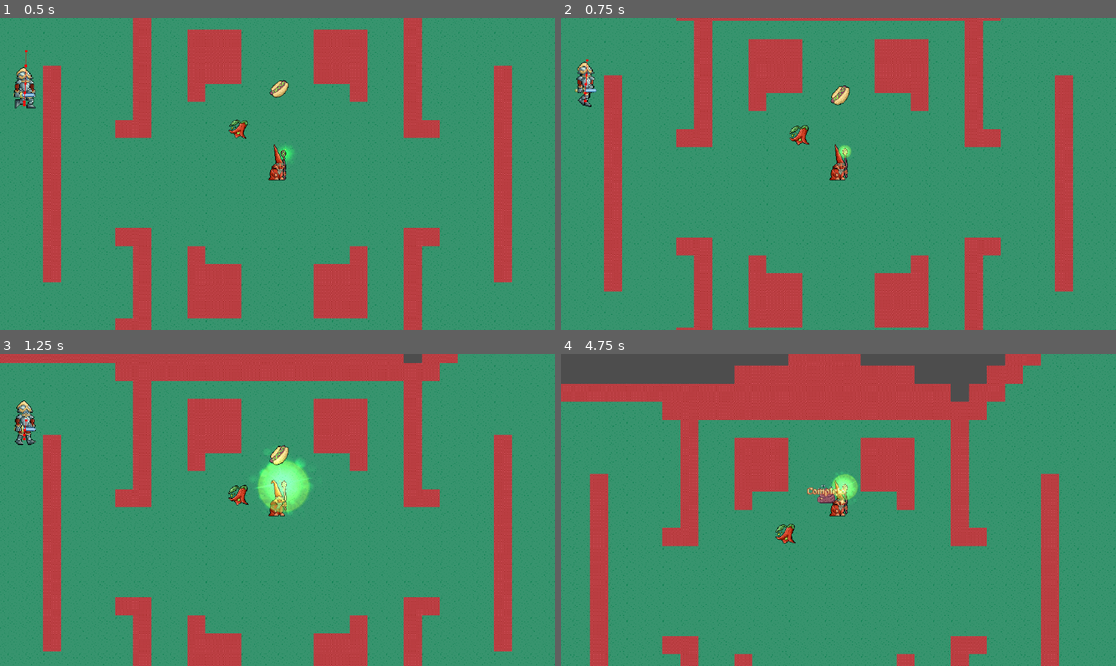
Above: before the commit, frames 1-4 (two rows, left to right).
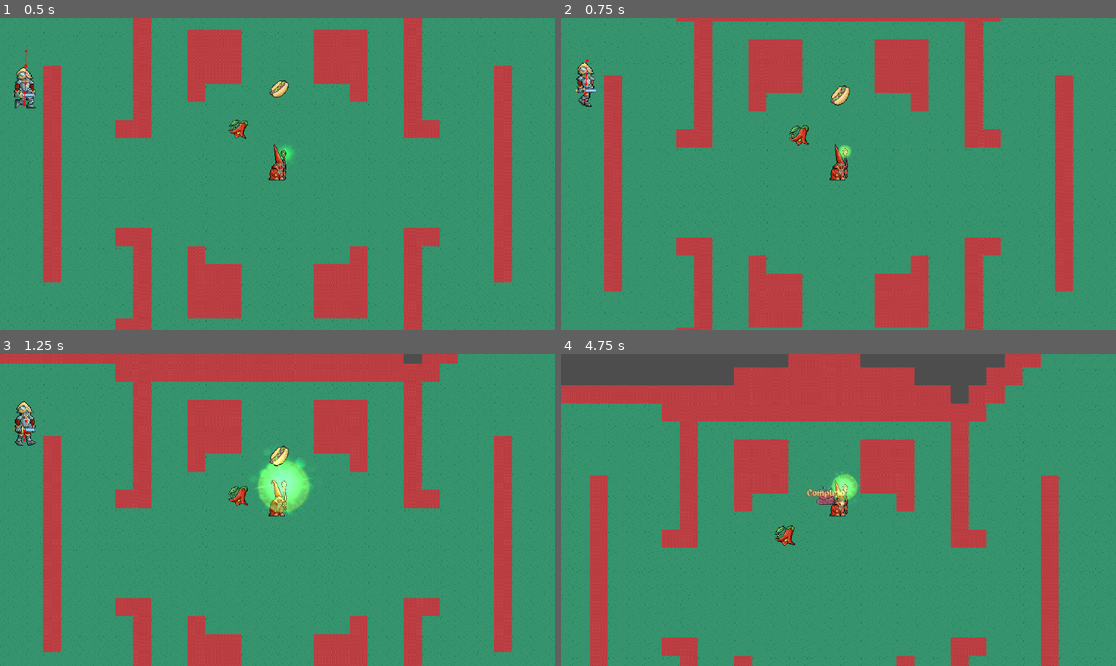
Above: after the commit, the same moments.

Repository: SebastianSaavedra/Tavern_Jam
Game: Godot game, scene res://Scenes/mapa_laberinto.tscn
Two runs of this game, one before a commit and one after it. Both use one fixed random seed, a clock stepped at 60 frames per second and the inputs below. This scene is started directly instead of the project's main scene. The engine's default icon, where the game draws it, is replaced by a stand-in: a white triangle on a blue panel in a dark square.
Inputs:
- Up to frame 1 (0.5 s): no input
- Up to frame 2 (0.75 s): hold W (Up) from 0.53 s (still down); tap Space (Attack) at 0.6 s
- Up to frame 3 (1.25 s): keep holding W (Up)
- Up to frame 4 (4.75 s): tap Space (Attack) at 1.35, 2.3, 2.85, 3.6, 4.55 s; release W (Up) at 2.03 s; hold A (Left) 2.03-3.53 s; tap E (Hide) at 2.1, 4.35 s; hold S (Down) 3.53-4.28 s; hold D (Right) from 4.28 s (still down)

Frame 1 is identical in both runs. In frame 2, 3.0% of the frame differs, in the area x 0-100%, y 0-100%; in frame 3, 10%; in frame 4, 9.6%.

Commit message:
SFXs añadidos

Diff:
--- a/Scenes/Enemy.gd
+++ b/Scenes/Enemy.gd
@@ -18,6 +18,8 @@
 @onready var nav_agent := $NavigationAgent2D as NavigationAgent2D
 @onready var my_anim : AnimatedSprite2D = $"Enemy Sprites"
 @onready var my_particle : CPUParticles2D = $"Enemy Sprites".get_node("Stun Particles")
+
+@onready var sfx_walk : AudioStreamPlayer2D = $AudioStreamPlayer2D
 
 func _ready():
 	chasing = false
@@ -54,6 +56,8 @@
 	if player and player.hiding == false || $Timer2.time_left == 0:
 		if stunned == false:
 			move_and_slide()
+			if sfx_walk.playing == false:
+				sfx_walk.playing = true
 			#Anim
 			if my_anim.animation != "Enemy_Walk":
 				my_anim.play("Enemy_Walk")
@@ -61,11 +65,15 @@
 		else:
 			my_anim.play("Enemy_Stun")
 			my_particle.visible = true
+			if sfx_walk.playing == true:
+				sfx_walk.playing = false
 
 	else:
 		if my_anim.animation != "Enemy_Idle":
 			my_anim.play("Enemy_Idle")
 			my_particle.visible = false
+
+			sfx_walk.playing = false
 
 	if dir.x <= -0.15:
 		if lookLeft == false:
--- a/Scenes/TestGnome.gd
+++ b/Scenes/TestGnome.gd
@@ -1,8 +1,8 @@
 extends CharacterBody2D
 
-@export var max_speed := 85
+@export var max_speed := 87
 @export var speed_up_speed := 150
-var start_speed := 85
+var start_speed := 87
 @export var acceleration := 50
 @export var friction := 40
 var can_move := true
@@ -21,7 +21,7 @@
 
 var can_attack := false
 
-var can_hide := true
+var can_hide := false
 var in_hide_area := false
 var hiding := false
 
@@ -41,6 +41,12 @@
 @onready var hat_off_ptcl : CPUParticles2D = $"Player Sprites".get_node("hatOFF_particle")
 @onready var hit_ptcl : CPUParticles2D = $"Player Sprites".get_node("hit_particle")
 @onready var madness : Node2D = $"Player Sprites".get_node("locura")
+
+
+@onready var sfx_attack : AudioStreamPlayer2D = $SFXs.get_node("sfx_PlayerAttack")
+@onready var sfx_death : AudioStreamPlayer2D = $SFXs.get_node("sfx_PlayerDeath")
+@onready var sfx_hit : AudioStreamPlayer2D = $SFXs.get_node("sfx_PlayerHit")
+@onready var sfx_mad : AudioStreamPlayer2D = $SFXs.get_node("sfx_PlayerMad")
 
 
 # Called when the node enters the scene tree for the first time.
@@ -117,11 +123,13 @@
 
 
 	#Attack Action
-	if Input.is_action_just_pressed("Attack") && $Timer_AttackCD.time_left == 0:
+	if Input.is_action_just_pressed("Attack") && can_attack == true:
 		magic_glow.enabled = false
 		$Timer_AttackCD.start()
 		stop_hiding()
 		can_attack = false
+		sfx_attack.play()
+
 		# Anims
 		anim_attack.play("AttackPlayer")
 		anim_body.play("Player_Attack")
@@ -205,6 +213,8 @@
 	print(key_items_gained)
 
 func heal_dmg( heal ):
+	sfx_mad.stop()
+
 	if hp <= 2:
 		madness.visible = false
 		print("se curo")
@@ -220,6 +230,9 @@
 	canBeAttacked = false
 	modulate.a = 0.5
 	set_hp(hp - dmg)
+
+	if hp >= 1:
+		sfx_hit.play()
 
 	hit_ptcl.emitting = true
 	if hp == 2:
@@ -228,6 +241,8 @@
 		anim_hat.play("Hat_Hidden")
 	elif hp == 1:
 		madness.visible = true
+		sfx_mad.play()
+
 
 
 func set_hp( new_hp ):
@@ -238,6 +253,7 @@
 		die()
 
 func die():
+	sfx_death.play()
 	emit_signal("OnDied")
 	print("Murio")
 	# queue_free() # Documentation: Queues this node to be deleted at the end of the current frame. When deleted, all of its children are deleted as well, and all references to the node and its children become invalid..
--- a/Scenes/TestGnome.tscn
+++ b/Scenes/TestGnome.tscn
@@ -1,7 +1,11 @@
-[gd_scene load_steps=4 format=3 uid="uid://bvx4o8wbjcsgn"]
+[gd_scene load_steps=8 format=3 uid="uid://bvx4o8wbjcsgn"]
 
 [ext_resource type="Script" path="res://Scenes/TestGnome.gd" id="1_u20j3"]
 [ext_resource type="PackedScene" uid="uid://b62bv6m2fm7ow" path="res://01_Sprites/player_sprites.tscn" id="3_8djne"]
+[ext_resource type="AudioStream" uid="uid://dji00mt2vx152" path="res://02_Sound/SFX/SFX_PlayerAttack.mp3" id="3_kwpoj"]
+[ext_resource type="AudioStream" uid="uid://4v88hca1p2fh" path="res://02_Sound/SFX/SFX_PlayerDeath.mp3" id="4_8dm0k"]
+[ext_resource type="AudioStream" uid="uid://de36r7s4fkfqx" path="res://02_Sound/SFX/SFX_PlayerHIT.mp3" id="5_vx78k"]
+[ext_resource type="AudioStream" uid="uid://c5rewct78405c" path="res://02_Sound/SFX/SFX_PlayerMad.mp3" id="6_72ue1"]
 
 [sub_resource type="RectangleShape2D" id="RectangleShape2D_1qsju"]
 size = Vector2(18, 21)
@@ -27,4 +31,18 @@
 [node name="Timer_Attacked" type="Timer" parent="."]
 wait_time = 2.0
 
+[node name="SFXs" type="Node2D" parent="."]
+
+[node name="sfx_PlayerAttack" type="AudioStreamPlayer2D" parent="SFXs"]
+stream = ExtResource("3_kwpoj")
+
+[node name="sfx_PlayerDeath" type="AudioStreamPlayer2D" parent="SFXs"]
+stream = ExtResource("4_8dm0k")
+
+[node name="sfx_PlayerHit" type="AudioStreamPlayer2D" parent="SFXs"]
+stream = ExtResource("5_vx78k")
+
+[node name="sfx_PlayerMad" type="AudioStreamPlayer2D" parent="SFXs"]
+stream = ExtResource("6_72ue1")
+
 [connection signal="timeout" from="Timer_Attacked" to="." method="_on_timer_attacked_timeout"]
--- a/Scenes/mapa_laberinto.tscn
+++ b/Scenes/mapa_laberinto.tscn
@@ -6,6 +6,7 @@
 [ext_resource type="PackedScene" uid="uid://c03hm0bmfwurj" path="res://Scenes/enemy.tscn" id="3_w2j4k"]
 [ext_resource type="PackedScene" uid="uid://dvqohqxsjba0b" path="res://03_PreFab/Items/key_item_completo.tscn" id="5_l6jc1"]
 [ext_resource type="PackedScene" uid="uid://6f3tnvoot0cv" path="res://03_PreFab/Items/key_item_copihue.tscn" id="6_btia7"]
+[ext_resource type="AudioStream" uid="uid://pninmwr0auqk" path="res://02_Sound/Blod Besvimelse Misanthrop.mp3" id="7_8l48l"]
 
 [sub_resource type="NavigationPolygon" id="NavigationPolygon_mfd3u"]
 vertices = PackedVector2Array(15, 15, -15, 15, -15, -15, 15, -15)
@@ -279,6 +280,10 @@
 position = Vector2(-70, -85)
 player = NodePath("../Player")
 
+[node name="Music" type="AudioStreamPlayer2D" parent="."]
+stream = ExtResource("7_8l48l")
+autoplay = true
+
 [connection signal="body_entered" from="HideAreas/Patio_De_Comida" to="Player" method="_on_area_2d_body_entered"]
 [connection signal="body_exited" from="HideAreas/Patio_De_Comida" to="Player" method="_on_area_2d_body_exited"]
 [connection signal="body_entered" from="HideAreas/Cancha" to="Player" method="_on_area_2d_body_entered"]
Not shown, changed: 02_Sound/Blod Besvimelse Misanthrop.mp3.import
Not shown, changed: 02_Sound/SFX/SFX_PlayerAttack.mp3.import
Not shown, changed: 02_Sound/SFX/SFX_PlayerMad.mp3.import
Not shown: 1 places in Scenes/mapa_laberinto.tscn that only renumber resources
